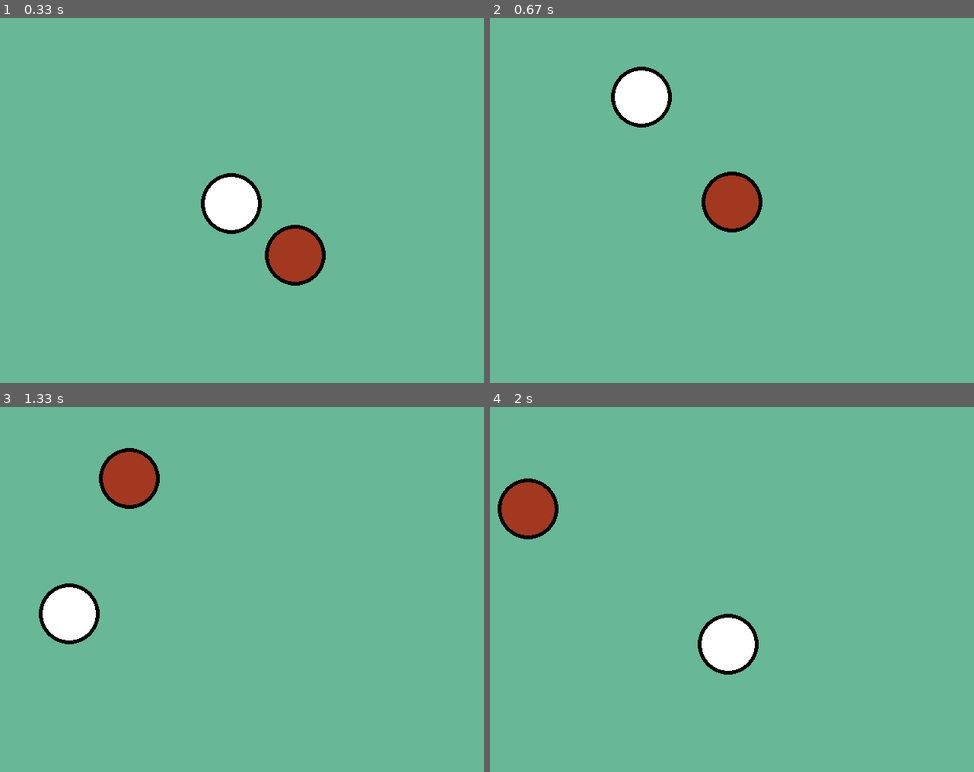
Above: before the commit, frames 1-4 (two rows, left to right).
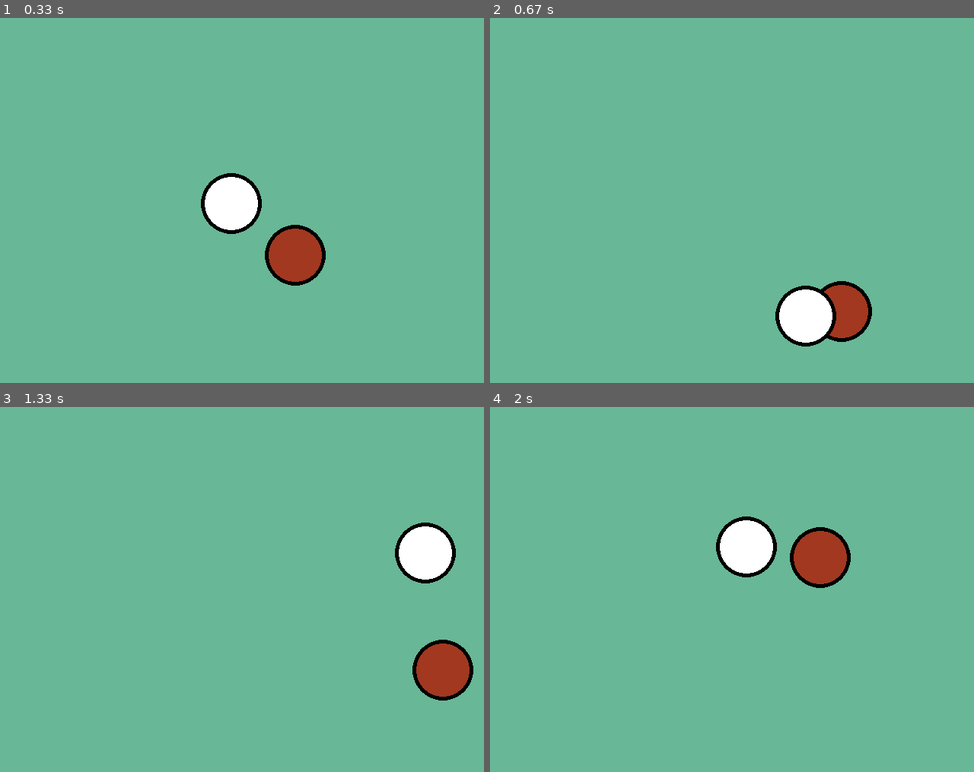
Above: after the commit, the same moments.

Repository: infProgram/inf371_spring2022-Pieces-Ho
Game: pygame game, started from pygameTutorials/ballExtend.py
The game is run twice, just before and just after one commit, with the same random seed, the same clock (stepped at 60 frames per second) and the same inputs.
Inputs:
- Up to frame 1 (0.33 s): no input
- Up to frame 2 (0.67 s): no input
- Up to frame 3 (1.33 s): no input
- Up to frame 4 (2 s): no input

Frame 1 is identical in both runs. In frame 2, 6.1% of the frame differs, in the area x 25-79%, y 13-90%; in frame 3, 6.5%, in the area x 8-98%, y 11-81%; in frame 4, 6.5%.

Commit message:
Change this to be without class

Diff:
--- a/pygameTutorials/ballExtend.py
+++ b/pygameTutorials/ballExtend.py
@@ -40,20 +40,32 @@
 screen = pygame.display.set_mode(size)
 pygame.display.set_caption('Ball Game') #  主窗口标题（Title）
 
-ball001 = OneBall(2,2,320,240,(162,56,31))
-ball002 = OneBall(3,4,200,100,(255,255,255))
+Asite = Ax,Ay = 320,240
+Bsite = Bx,By = 200,100
+Aspeed = ASx,ASy = 2,2
+Bspeed = BSx,BSy = 3,4
+
 isRunning = True
 while isRunning:
   for event in pygame.event.get():
     if (event.type == pygame.KEYDOWN and event.key == pygame.K_ESCAPE) or event.type == pygame.QUIT: sys.exit()
   screen.fill(backgroundColor)
 
-  ball001.draw()
-  ball002.draw()
-  ball001.move()
-  ball002.move()
-  ball002.collide(ball001)
-  ball001.collide(ball002)
+  ballA = pygame.draw.circle(screen, (162,56,31), [Ax,Ay], 40, width=0)
+  ballA_Frame = pygame.draw.circle(screen, (0,0,0), [Ax,Ay], 40, width=5)
+  ballB = pygame.draw.circle(screen, (255,255,255), [Bx,By], 40, width=0)
+  ballB_Frame = pygame.draw.circle(screen, (0,0,0), [Bx,By], 40, width=5)
+
+  if ballA.left <= 0 or ballA.right >= width:  ASx = - ASx
+  if ballA.top <= 0 or ballA.bottom >= height:   ASy = - ASy
+  Ax = Ax + ASx
+  Ay = Ay + ASy
+
+  if ballB.left <= 0 or ballB.right >= width:  BSx = - BSx
+  if ballB.top <= 0 or ballB.bottom >= height:   BSy = - BSy
+  Bx = Bx + BSx
+  By = By + BSy
+
 
   time.sleep(0.009)
   pygame.display.flip()  # 刷新整个界面显示  # pygame.display.update(_) 刷新指定部分显示
